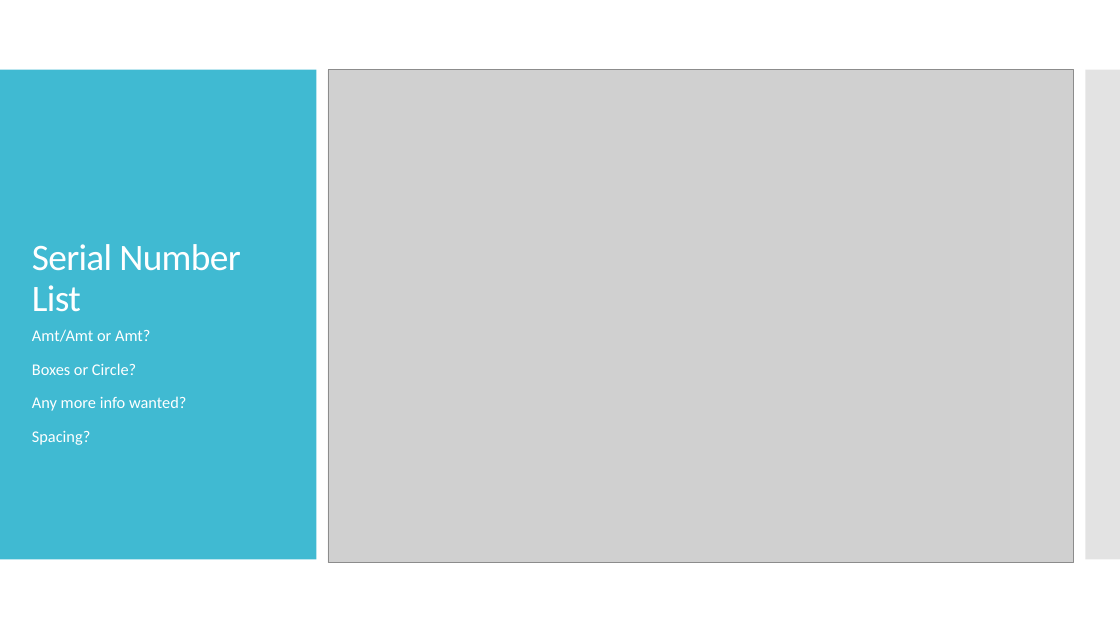
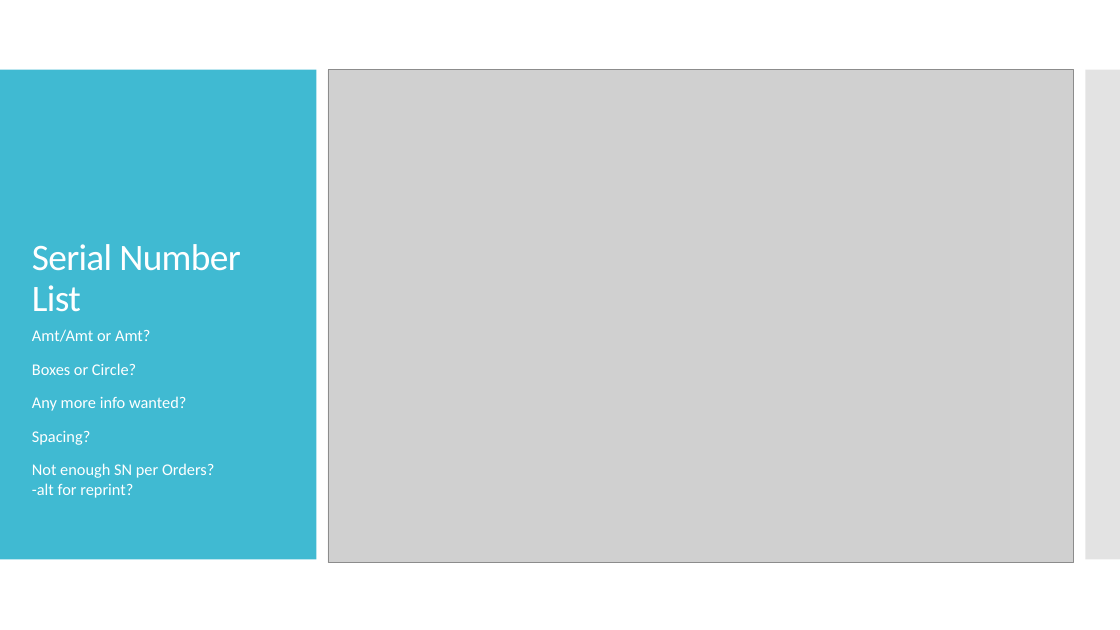
Before and after one commit to pixustechnologies/labelSerialNumberProject, a slide deck: slide 5 of LabelSerialNumberChangeProposal.pptx. Drawn at 1120x630 pixels with LibreOffice and Linux fonts; fonts in the diff are those of the drawing; grey boxes stand for pictures. Boxes give left, top, right and bottom in pixels: in the first picture for what was removed or moved away, otherwise in the second. Text is boxed around its words. In the diff, an @@ line names an element or a change of style, - is before the commit and + after.

```diff
--- a/LabelSerialNumberChangeProposal.pptx
+++ b/LabelSerialNumberChangeProposal.pptx
@@ text at (32, 463, 214, 498): paragraph added @@
+Not enough SN per Orders?
+-alt for reprint?
```
Also in this commit, not shown: 9 other slides changed, 4 slides added, 12 other files.
